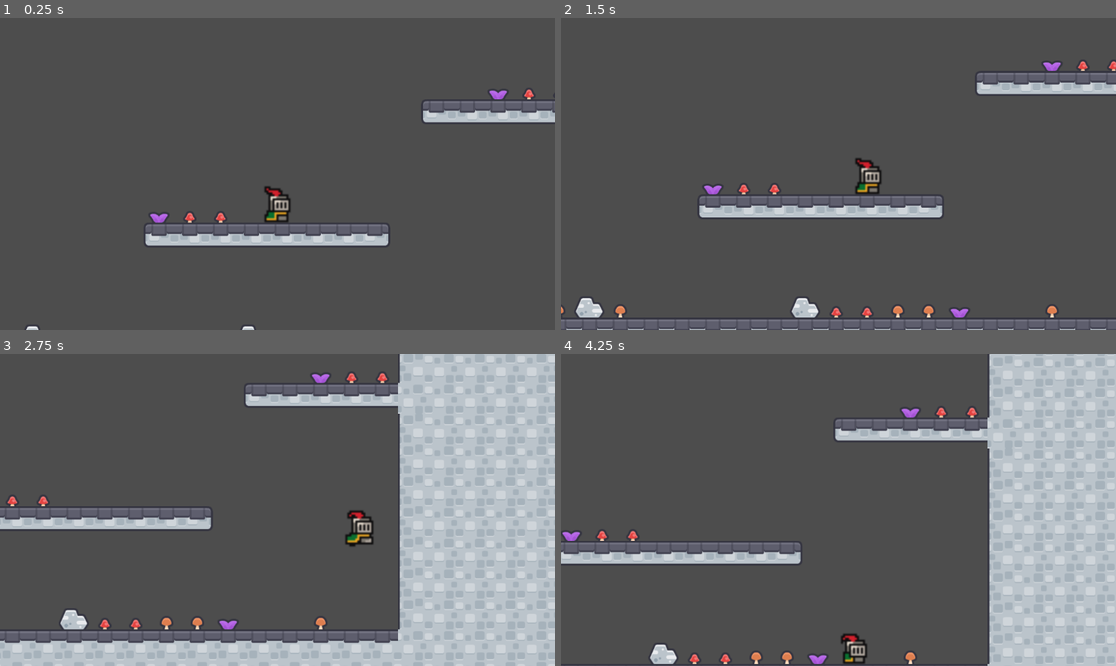
Above: before the commit, frames 1-4 (two rows, left to right).
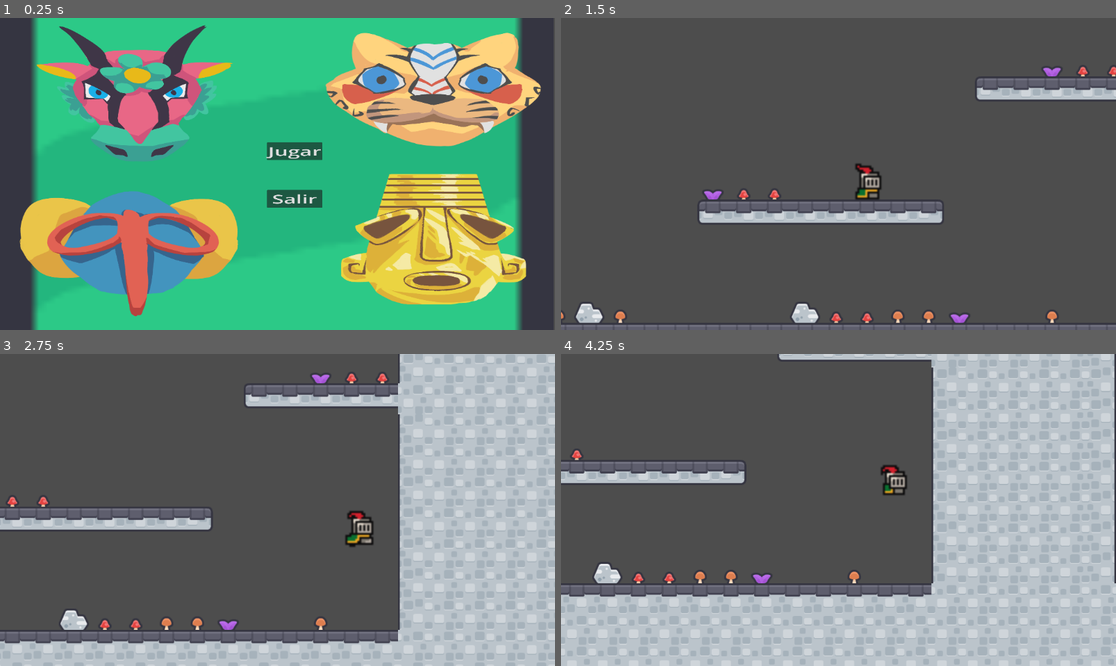
Above: after the commit, the same moments.

Repository: JuanJTorresB/game-jam-2026
Game: Godot game, scene res://Escenas/menu_principal/menu_principal.tscn
Two runs of this game, one before a commit and one after it. Both use one fixed random seed, a clock stepped at 60 frames per second and the inputs below. Before the commit the project starts from res://Escenas/escena_principal/escena_principal.tscn. The engine's default icon, where the game draws it, is replaced by a stand-in: a white triangle on a blue panel in a dark square.
Inputs (mouse positions are in pixels of both pictures, inside the frame that each line leads up to):
- Up to frame 1 (0.25 s): no input
- Up to frame 2 (1.5 s): click (855, 152) at 0.5 s, where only the run after the commit has a clickable "Jugar"; tap Enter (ui_accept) at 1.25 s; hold D (right) from 1.28 s (still down); tap Z (dash) at 1.35 s
- Up to frame 3 (2.75 s): keep holding D (right); tap W (jump) at 1.52, 2.27 s; tap E (grow_flora) at 2.1 s
- Up to frame 4 (4.25 s): release D (right) at 2.78 s; hold A (left) 2.78-3.53 s; hold R (rewind) 2.78-3.53 s; hold D (right) from 3.53 s (still down); tap Z (dash) at 3.6 s; tap W (jump) at 3.77 s

The runs differ from the first frame. In frame 1, 87% of the frame differs, in the area x 3-100%, y 0-100%; in frame 2, 7.7%; in frame 3, 1.3%; in frame 4, 37%.

Commit message:
feat: :sparkles: Menu Created and Buttons Working

Diff:
--- /dev/null
+++ b/Escenas/menu_principal/button_jugar.gd
@@ -0,0 +1,13 @@
+extends Button
+
+@export var escena_principal: PackedScene
+
+# Called when the node enters the scene tree for the first time.
+func _ready() -> void:
+	pressed.connect(_jugar)
+
+
+# Called every frame. 'delta' is the elapsed time since the previous frame.
+func _jugar():
+	get_tree().change_scene_to_packed(escena_principal)
+	pressed.disconnect(_jugar)
--- /dev/null
+++ b/Escenas/menu_principal/button_salir.gd
@@ -0,0 +1,11 @@
+extends Button
+
+
+# Called when the node enters the scene tree for the first time.
+func _ready() -> void:
+	pressed.connect(_salir)
+
+
+# Called every frame. 'delta' is the elapsed time since the previous frame.
+func _salir():
+	get_tree().quit()
--- a/Escenas/menu_principal/menu_principal.tscn
+++ b/Escenas/menu_principal/menu_principal.tscn
@@ -1,4 +1,16 @@
-[gd_scene format=3 uid="uid://byxu6xb5xr45a"]
+[gd_scene load_steps=11 format=3 uid="uid://byxu6xb5xr45a"]
+
+[ext_resource type="Texture2D" uid="uid://chl7t7doa1tqd" path="res://Sprites/Stalk.png" id="1_ej2ee"]
+[ext_resource type="Texture2D" uid="uid://cenj3y54sbcw5" path="res://Sprites/Mascaras_Sprites/Mascara Flora.png" id="2_i7bma"]
+[ext_resource type="Texture2D" uid="uid://dst2xsfa15va6" path="res://Sprites/Mascaras_Sprites/Mascara Marimonda.png" id="3_w8t3o"]
+[ext_resource type="Theme" uid="uid://8gm3f7aoj4kw" path="res://Themes/boton_menu_principal.tres" id="4_sjfpa"]
+[ext_resource type="Texture2D" uid="uid://bhi4iyxdg6l5f" path="res://Sprites/Mascaras_Sprites/Mascara Tigre.png" id="5_baawd"]
+[ext_resource type="Script" uid="uid://tmcycaw6qcru" path="res://Escenas/menu_principal/button_salir.gd" id="5_i7bma"]
+[ext_resource type="Script" uid="uid://cyjip04b1v216" path="res://Escenas/menu_principal/button_jugar.gd" id="5_w8t3o"]
+[ext_resource type="PackedScene" uid="uid://bh8f0c0hr5q7l" path="res://Escenas/escena_principal/escena_principal.tscn" id="6_sjfpa"]
+[ext_resource type="Texture2D" uid="uid://b02pqvnfgiq4v" path="res://Sprites/Mascaras_Sprites/Mascara Dorada.png" id="6_sqrey"]
+
+[sub_resource type="Theme" id="Theme_v3x1a"]
 
 [node name="Menu Principal" type="Control"]
 layout_mode = 3
@@ -7,3 +19,61 @@
 anchor_bottom = 1.0
 grow_horizontal = 2
 grow_vertical = 2
+
+[node name="TextureRect" type="TextureRect" parent="."]
+layout_mode = 0
+offset_right = 1153.0
+offset_bottom = 648.0
+scale = Vector2(0.9961459, 1.0033654)
+texture = ExtResource("1_ej2ee")
+
+[node name="HBoxContainer" type="HBoxContainer" parent="."]
+layout_mode = 0
+offset_right = 40.0
+offset_bottom = 40.0
+scale = Vector2(0.5509981, 0.31150454)
+
+[node name="VBoxContainer3" type="VBoxContainer" parent="HBoxContainer"]
+layout_mode = 2
+theme_override_constants/separation = 20
+
+[node name="TextureRect" type="TextureRect" parent="HBoxContainer/VBoxContainer3"]
+layout_mode = 2
+theme = SubResource("Theme_v3x1a")
+texture = ExtResource("2_i7bma")
+
+[node name="TextureRect2" type="TextureRect" parent="HBoxContainer/VBoxContainer3"]
+layout_mode = 2
+texture = ExtResource("3_w8t3o")
+
+[node name="VBoxContainer" type="VBoxContainer" parent="HBoxContainer"]
+layout_mode = 2
+theme_override_constants/separation = 200
+alignment = 1
+
+[node name="button_jugar" type="Button" parent="HBoxContainer/VBoxContainer"]
+layout_mode = 2
+mouse_filter = 1
+theme = ExtResource("4_sjfpa")
+text = "Jugar"
+script = ExtResource("5_w8t3o")
+escena_principal = ExtResource("6_sjfpa")
+
+[node name="Button_salir" type="Button" parent="HBoxContainer/VBoxContainer"]
+layout_mode = 2
+mouse_filter = 1
+theme = ExtResource("4_sjfpa")
+text = "Salir"
+script = ExtResource("5_i7bma")
+
+[node name="VBoxContainer2" type="VBoxContainer" parent="HBoxContainer"]
+layout_mode = 2
+theme_override_constants/separation = 20
+
+[node name="TextureRect" type="TextureRect" parent="HBoxContainer/VBoxContainer2"]
+layout_mode = 2
+texture = ExtResource("5_baawd")
+
+[node name="TextureRect2" type="TextureRect" parent="HBoxContainer/VBoxContainer2"]
+layout_mode = 2
+texture = ExtResource("6_sqrey")
--- a/Escenas/nivel_tutorial/Nivel_Tutorial.tscn
+++ b/Escenas/nivel_tutorial/Nivel_Tutorial.tscn
@@ -12,6 +12,7 @@
 
 [node name="Player" parent="." instance=ExtResource("3_gcyad")]
 position = Vector2(726, -379)
+enabled = false
 
 [node name="Puertas" type="Node2D" parent="."]
 
--- a/Escenas/niveles/escena_nivel_1/escena_nivel_1.tscn
+++ b/Escenas/niveles/escena_nivel_1/escena_nivel_1.tscn
@@ -23,6 +23,7 @@
 
 [node name="Player" parent="." instance=ExtResource("3_hn0rv")]
 position = Vector2(3561, -66)
+enabled = false
 can_dash = true
 
 [node name="Mascara_Fragmento2" parent="." instance=ExtResource("6_fynpd")]
--- /dev/null
+++ b/Themes/boton_menu_principal.tres
@@ -0,0 +1,4 @@
+[gd_resource type="Theme" format=3 uid="uid://8gm3f7aoj4kw"]
+
+[resource]
+Button/font_sizes/font_size = 80
--- a/project.godot
+++ b/project.godot
@@ -11,7 +11,7 @@
 [application]
 
 config/name="GAME_JAM_2026"
-run/main_scene="uid://bh8f0c0hr5q7l"
+run/main_scene="uid://byxu6xb5xr45a"
 config/features=PackedStringArray("4.5", "GL Compatibility")
 config/icon="res://icon.svg"
 
Not shown, added: Escenas/menu_principal/button_jugar.gd.uid
Not shown, added: Escenas/menu_principal/button_salir.gd.uid
